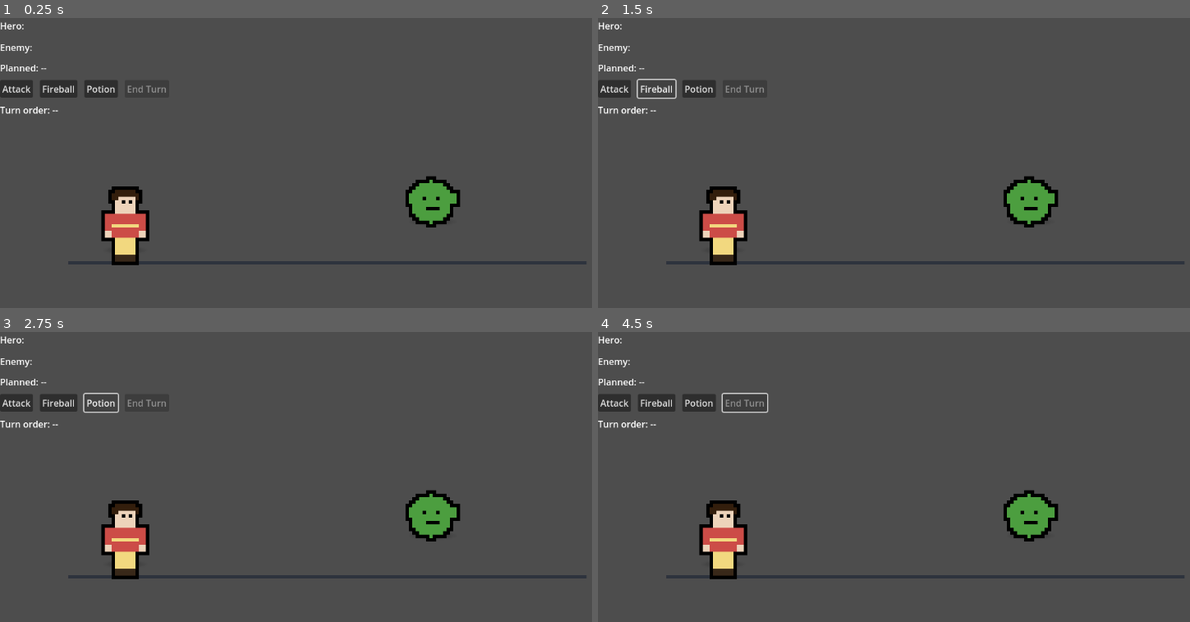
Above: before the commit, frames 1-4 (two rows, left to right).
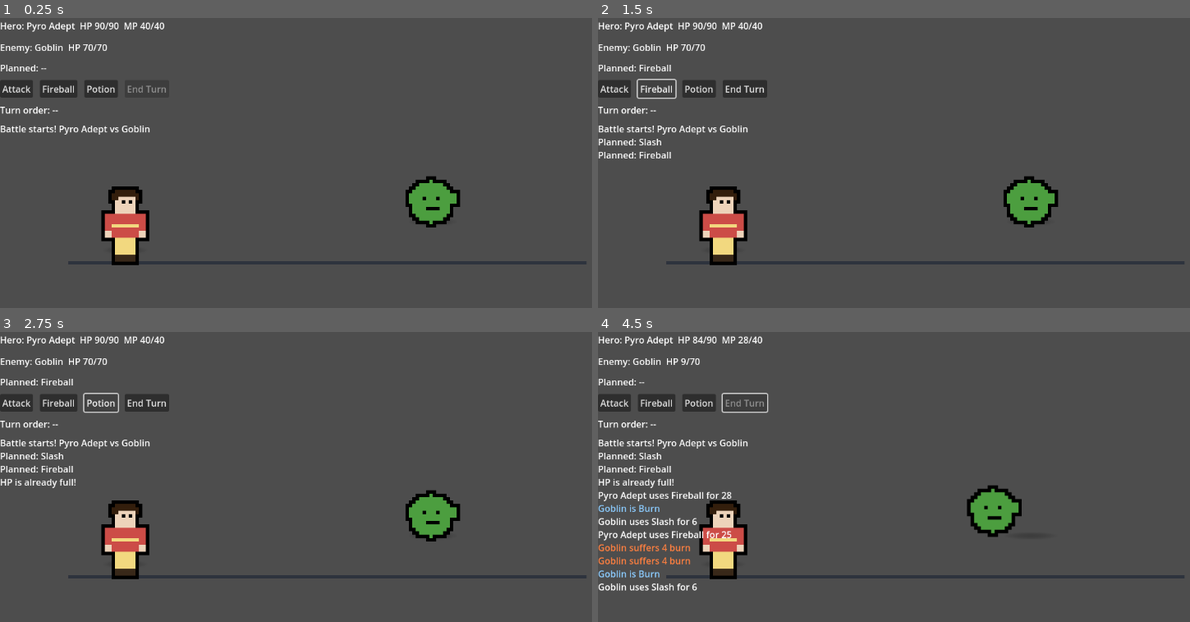
Above: after the commit, the same moments.

Repository: badnewsgoonies-dot/golden
Game: Godot game, scene res://scenes/Main.tscn
Two runs of this game, one before a commit and one after it. Both use one fixed random seed, a clock stepped at 60 frames per second and the inputs below.
Inputs (mouse positions are in pixels of both pictures, inside the frame that each line leads up to):
- Up to frame 1 (0.25 s): no input
- Up to frame 2 (1.5 s): click "Attack" at 0.5 s; click "Fireball" at 1.25 s
- Up to frame 3 (2.75 s): click "Potion" at 2 s
- Up to frame 4 (4.5 s): click (746, 401) at 2.75 s, where only the run after the commit has a clickable "End Turn"; tap Enter at 3.5 s; move the mouse to (1071, 497) at 3.52 s; hold Up 3.53-4.28 s; tap 1 at 3.6 s; click (1071, 497) at 3.67 s; move the mouse to (793, 535) at 4.27 s; hold Down from 4.28 s (still down); tap 2 at 4.35 s

The runs differ from the first frame. In frame 1, 0.8% of the frame differs, in the area x 0-28%, y 1-41%; in frame 2, 1.2%; in frame 3, 1.3%; in frame 4, 5.0%, in the area x 0-78%, y 1-90%.
Error before the commit: Invalid assignment of property or key 'hint_tooltip' with value of type 'String' on a base object of type 'Button'. (res://scenes/BattleScene.gd:98)
Error after the commit: Invalid call. Nonexistent function 'to_local' in base 'Control'. (res://scenes/BattleScene.gd:529)

Commit message:
Fix button tooltip property in BattleScene.gd
Replaces deprecated 'hint_tooltip' with 'tooltip_text' for action buttons in BattleScene.gd to ensure tooltips display correctly. Also updates Godot editor cache files accordingly.

Diff:
--- a/scenes/BattleScene.gd
+++ b/scenes/BattleScene.gd
@@ -95,10 +95,10 @@
 		"miss": _make_tone(240.0, 0.16, 0.3)
 	}
 
-	btn_attack.hint_tooltip = "Basic attack. No MP."
-	btn_fire.hint_tooltip = "Spell attack. Costs MP."
-	btn_potion.hint_tooltip = "Consume a potion to restore HP."
-	btn_end.hint_tooltip = "Resolve the queued actions."
+	btn_attack.tooltip_text = "Basic attack. No MP."
+	btn_fire.tooltip_text = "Spell attack. Costs MP."
+	btn_potion.tooltip_text = "Consume a potion to restore HP."
+	btn_end.tooltip_text = "Resolve the queued actions."
 	btn_end.disabled = true
 
 	btn_attack.pressed.connect(_on_attack)
